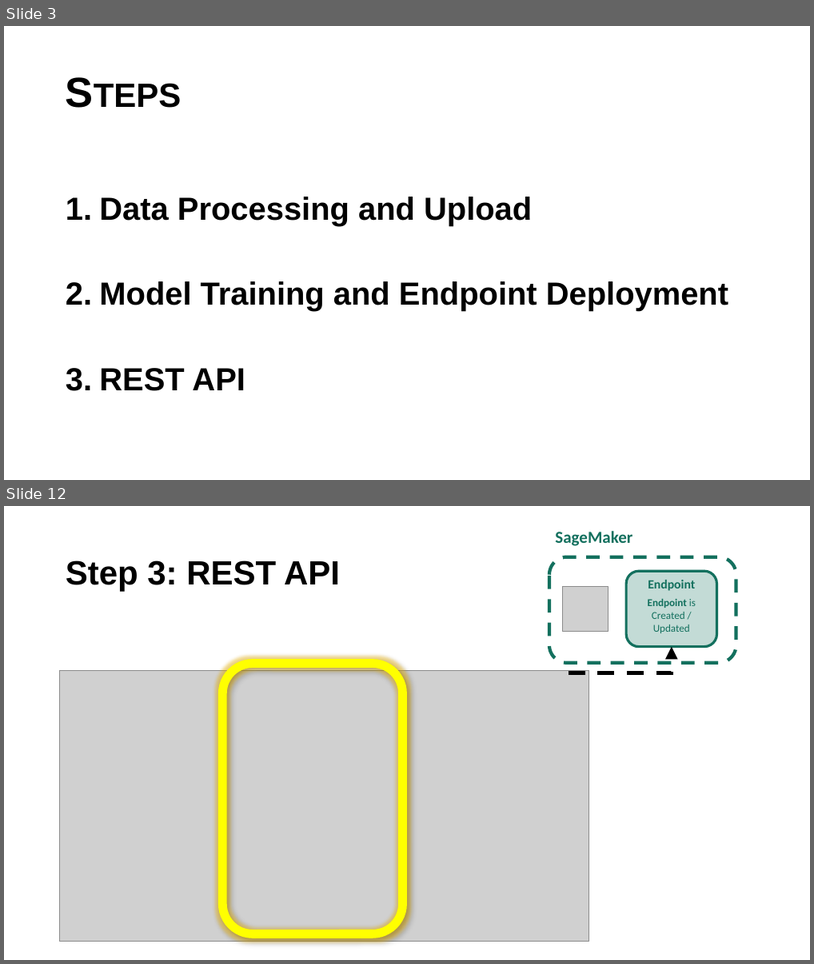
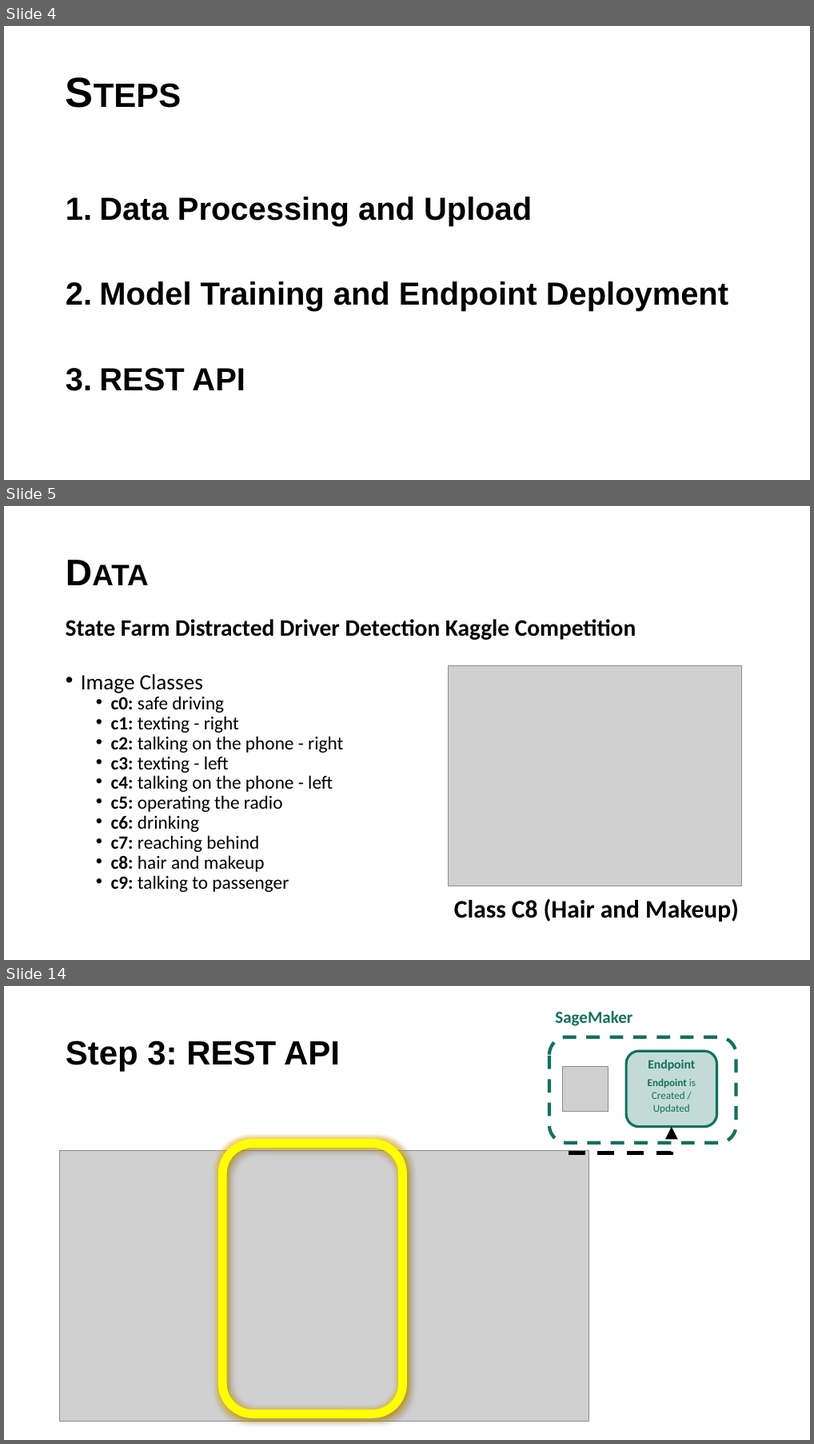
Before and after one commit to DSBA-6190-Final-Project-Team/DSBA-6190_Final-Project, a slide deck: presentation/Final Video Presentation.pptx. Shown one above the other, each under a label of ours: slides 3 and 12 before the commit, slides 4, 5 and 14 after it; the slides between them are not shown. The pictures are 814x964 and 814x1444 pixels, drawn with LibreOffice and Linux fonts; fonts in the diff are those of the drawing; grey boxes stand for pictures. Boxes give left, top, right and bottom in pixels: in the first picture for what was removed or moved away, otherwise in the second. Text is boxed around its words. In the diff, an @@ line names an element or a change of style, - is before the commit and + after.

```diff
--- a/presentation/Final Video Presentation.pptx
+++ b/presentation/Final Video Presentation.pptx
@@ slide 5 added at (4,506,810,960), background #FFFFFF @@
@@ title added at (60,530,755,618), 44 pt, text #000000, bold, small capitals @@
+Data
@@ text added at (66,619,636,640), 28 pt, text #000000, bold @@
+State Farm Distracted Driver Detection Kaggle Competition
@@ picture added at (449,666,742,886) @@
@@ text added at (81,674,343,892), 22.2 pt, text #000000 @@
+• Image Classes
+  • c0: safe driving
+  • c1: texting - right
+  • c2: talking on the phone - right
+  • c3: texting - left
+  • c4: talking on the phone - left
+  • c5: operating the radio
+  • c6: drinking
+  • c7: reaching behind
+  • c8: hair and makeup
+  • c9: talking to passenger
@@ text added at (454,899,739,921), 30 pt, text #000000, bold @@
+Class C8 (Hair and Makeup)
@@ what was slide 3 is now slide 4 @@
@@ what was slide 12 is now slide 14 @@
```
Also in this commit, not shown: 14 slides changed, 5 other slides added, 3 slides removed, 9 other files.
